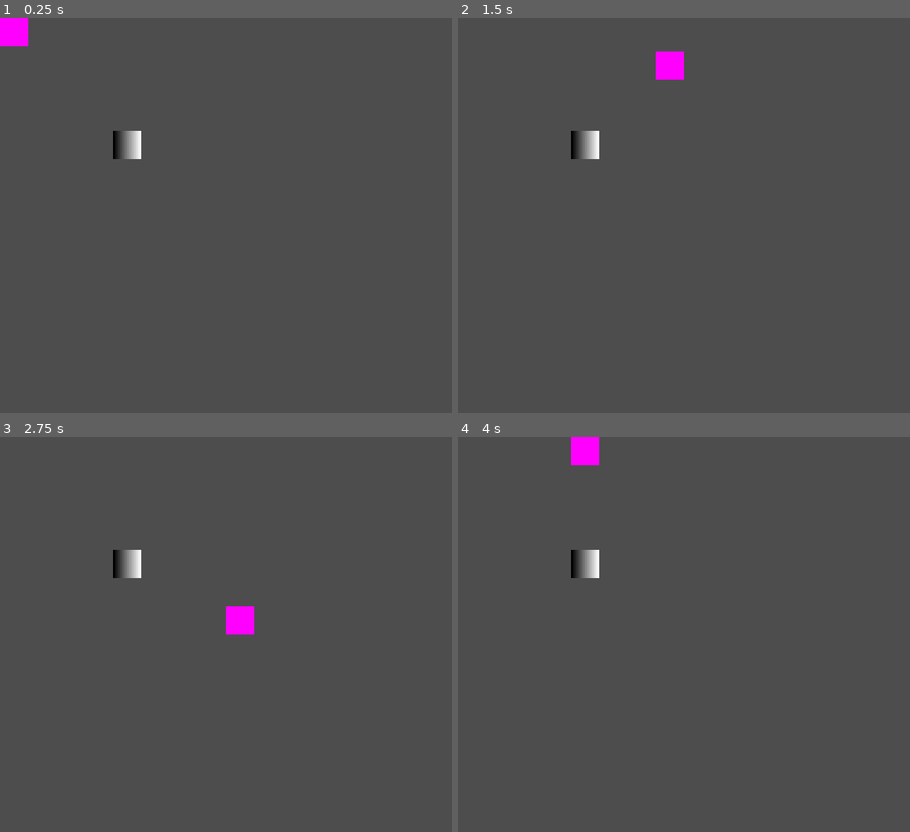
Above: before the commit, frames 1-4 (two rows, left to right).
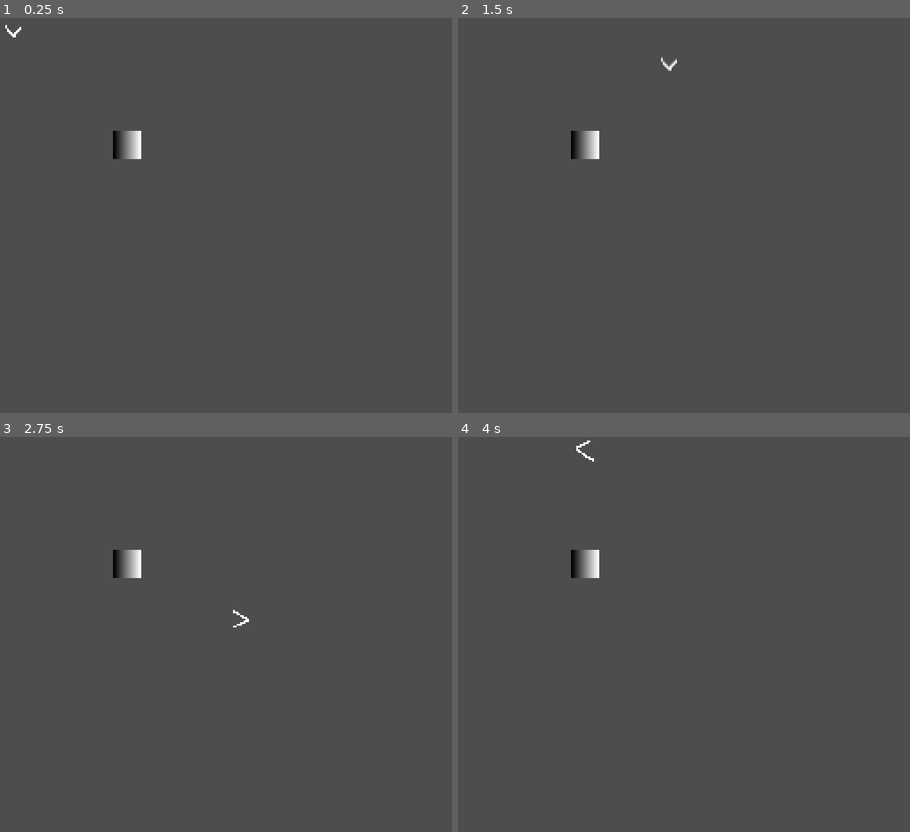
Above: after the commit, the same moments.

Repository: sudo-coffee/ld55
Game: Godot game, scene res://scenes/main.tscn
The game is run twice, just before and just after one commit, with the same random seed, the same clock (stepped at 60 frames per second) and the same inputs.
Inputs:
- Up to frame 1 (0.25 s): no input
- Up to frame 2 (1.5 s): tap Enter at 0.5 s; hold Right (move_right) 0.53-1.28 s; hold Space (hold_tool) 0.53-1.28 s; hold Down (move_down) from 1.28 s (still down); tap Space (hold_tool) at 1.35 s
- Up to frame 3 (2.75 s): release Down (move_down) at 2.03 s; hold Right (move_right) from 2.03 s (still down); hold Space (hold_tool) from 2.03 s (still down)
- Up to frame 4 (4 s): release Right (move_right) at 2.78 s; release Space (hold_tool) at 2.78 s; hold Up (move_up) 2.78-3.53 s; tap Space (hold_tool) at 2.85 s; hold Left (move_left) from 3.53 s (still down); hold Space (hold_tool) from 3.53 s (still down)

The runs differ from the first frame. In frame 1, 0.4% of the frame differs, in the area x 0-7%, y 0-8%; in frame 2, 0.4%; in frame 3, 0.4%; in frame 4, 0.4%.

Commit message:
Placeholder sprites and sprite logic

Diff:
--- a/scenes/player.gd
+++ b/scenes/player.gd
@@ -1,9 +1,15 @@
 extends LDUnit
 
+@onready var _sprite: Sprite2D = $Sprite2D
 var _move_speed: float = 0.1
 var _direction := Vector2i(0, 1)
 var _buffer_direction := Vector2i(0, 0)
 var _held_tool: LDTool
+var _player_up_texture: Resource = preload("res://assets/player_up.png")
+var _player_down_texture: Resource = preload("res://assets/player_down.png")
+var _player_left_texture: Resource = preload("res://assets/player_left.png")
+var _player_right_texture: Resource = preload("res://assets/player_right.png")
+
 
 func _process(_delta):
     _process_movement()
@@ -32,6 +38,16 @@
         new_direction += Vector2i(-1, 0)
     if Input.is_action_pressed("move_right"):
         new_direction += Vector2i(1, 0)
+
+    # Set player sprites.
+    if not _held_tool and new_direction == Vector2i(0, -1):
+        _sprite.texture = _player_up_texture
+    if not _held_tool and new_direction == Vector2i(0, 1):
+        _sprite.texture = _player_down_texture
+    if not _held_tool and new_direction == Vector2i(-1, 0):
+        _sprite.texture = _player_left_texture
+    if not _held_tool and new_direction == Vector2i(1, 0):
+        _sprite.texture = _player_right_texture
 
     # If moving vertically, prefer moving vertically.
     if _direction.x == 0 and new_direction.x != 0 and new_direction.y != 0:
@@ -62,13 +78,15 @@
     # Do not move into wall.
     if grid.cell_in_wall(grid_position + _direction):
         return
-
-    # Do not move into unit if not holding that unit.
-    if units_in_direction.filter(func(unit): return unit != _held_tool).size() > 0:
+    if _held_tool and grid.cell_in_wall(_held_tool.grid_position + _direction):
         return
 
-    if not _held_tool:
-        pass # change sprite here
+    # Do not move into other units.
+    if grid.get_units_in_cell(grid_position + _direction).filter(func(unit): return unit != _held_tool).size() > 0:
+        return
+    if _held_tool and grid.get_units_in_cell(_held_tool.grid_position + _direction).filter(func(unit): return unit != self).size() > 0:
+        return
+
     _buffer_direction = Vector2i(0, 0)
     move(_direction, _move_speed)
     if _held_tool:
--- a/scenes/player.tscn
+++ b/scenes/player.tscn
@@ -1,13 +1,11 @@
 [gd_scene load_steps=3 format=3 uid="uid://bntdwunfolbcj"]
 
 [ext_resource type="Script" path="res://scenes/player.gd" id="1_2c5cd"]
-
-[sub_resource type="PlaceholderTexture2D" id="PlaceholderTexture2D_vs40u"]
-size = Vector2(16, 16)
+[ext_resource type="Texture2D" uid="uid://d4dektsb7rlo7" path="res://assets/player_down.png" id="2_e8nee"]
 
 [node name="Player" type="Node2D"]
 script = ExtResource("1_2c5cd")
 
 [node name="Sprite2D" type="Sprite2D" parent="."]
-texture = SubResource("PlaceholderTexture2D_vs40u")
+texture = ExtResource("2_e8nee")
 centered = false
Binary file added: assets/player_down.png
Not shown, added: assets/player_down.png.import
Binary file added: assets/player_left.png
Not shown, added: assets/player_left.png.import
Binary file added: assets/player_right.png
Not shown, added: assets/player_right.png.import
Binary file added: assets/player_up.png
Not shown, added: assets/player_up.png.import
